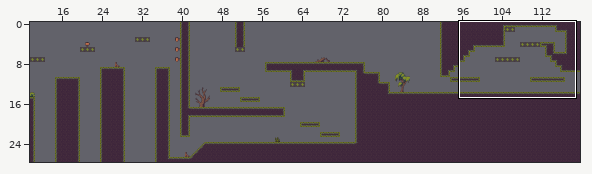
An edit to a level. Tiled map, docs/assets/map/level_3.tmx. Above: a wide view before the commit, with the close-up outlined.
Close-up. The starting point:
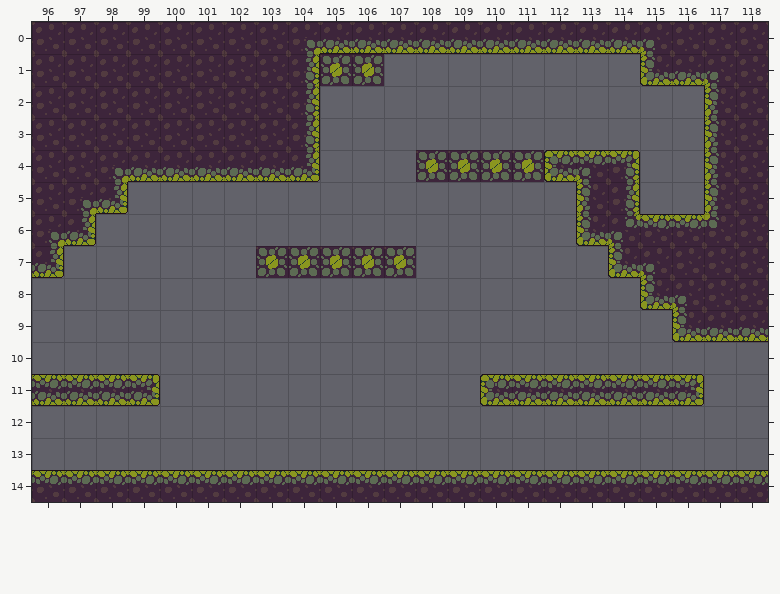
Cells are 32x32 px. Shown: x 96..118, y 0..14. The commit also changed other parts of the map, which this record leaves out.
After the commit:
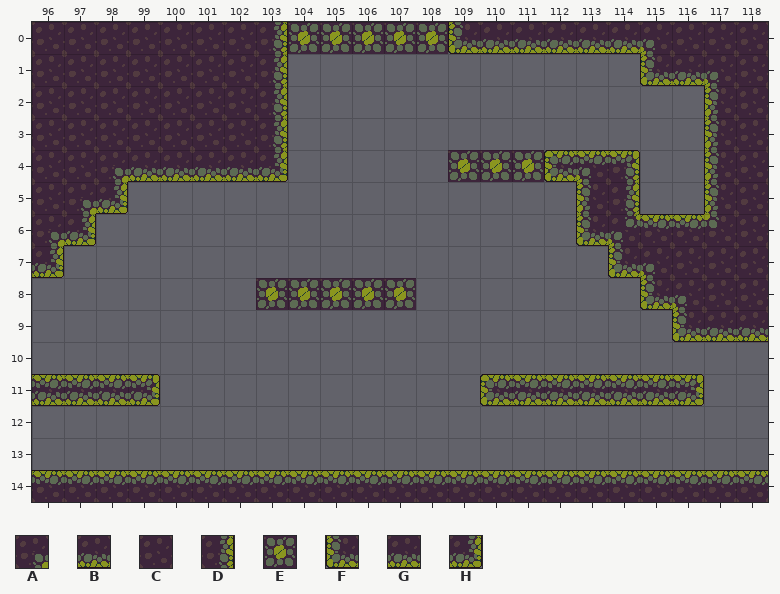
Key: from "map_tileset": A 3, B 4, C 11, D 12, E 14, F 20, G 21, H 22.
_ is an empty cell.
From old to new:
Layer "Tile Layer 1":
y 0: x 103..109 CABBGGG -> DEEEEEF
y 1: x 103..106 CDEE -> D___
y 2..3: x 103..104 CD -> D_
y 4: x 103..104 GH -> H_; x 108 E -> _
y 7: x 103..107 EEEEE -> _____
y 8: x 103..107 _____ -> EEEEE
Pixel boxes of the changes (left, top, right, bottom) in both close-ups:
changed: (269, 22, 463, 182)
changed: (256, 246, 416, 310)
